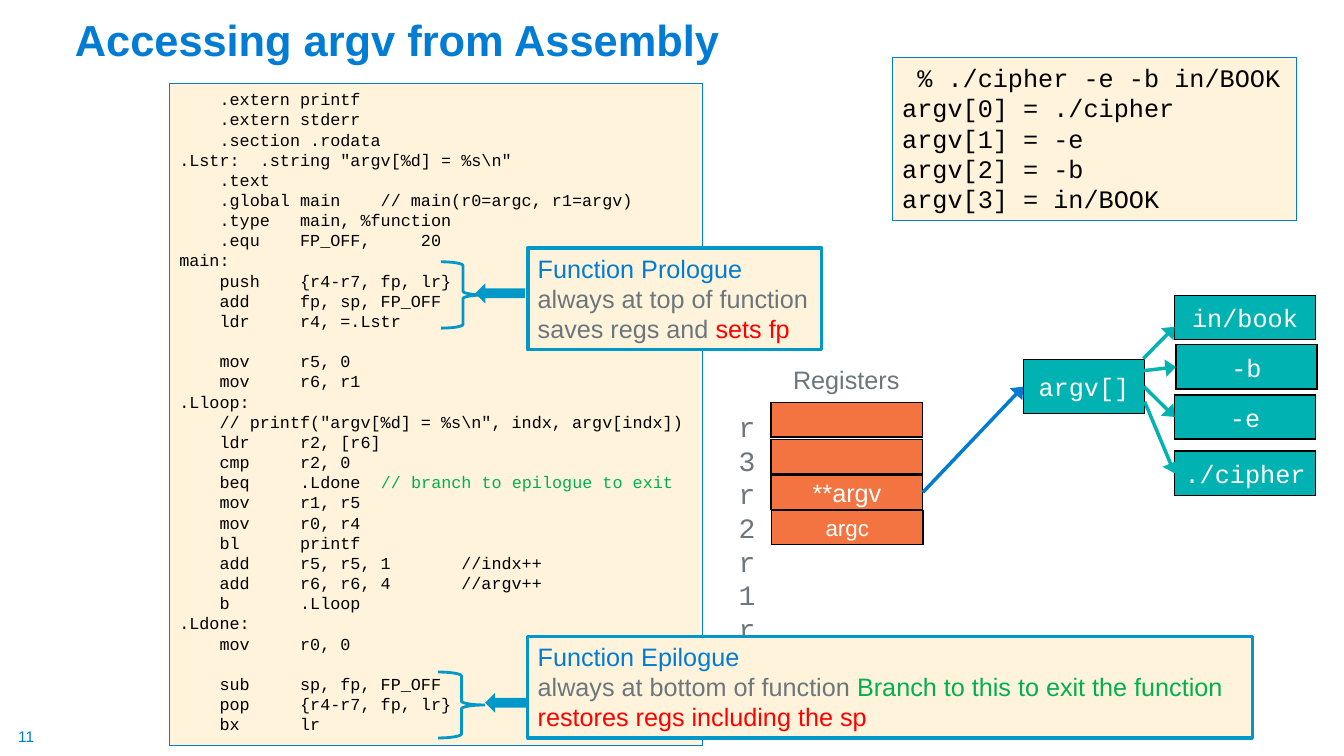
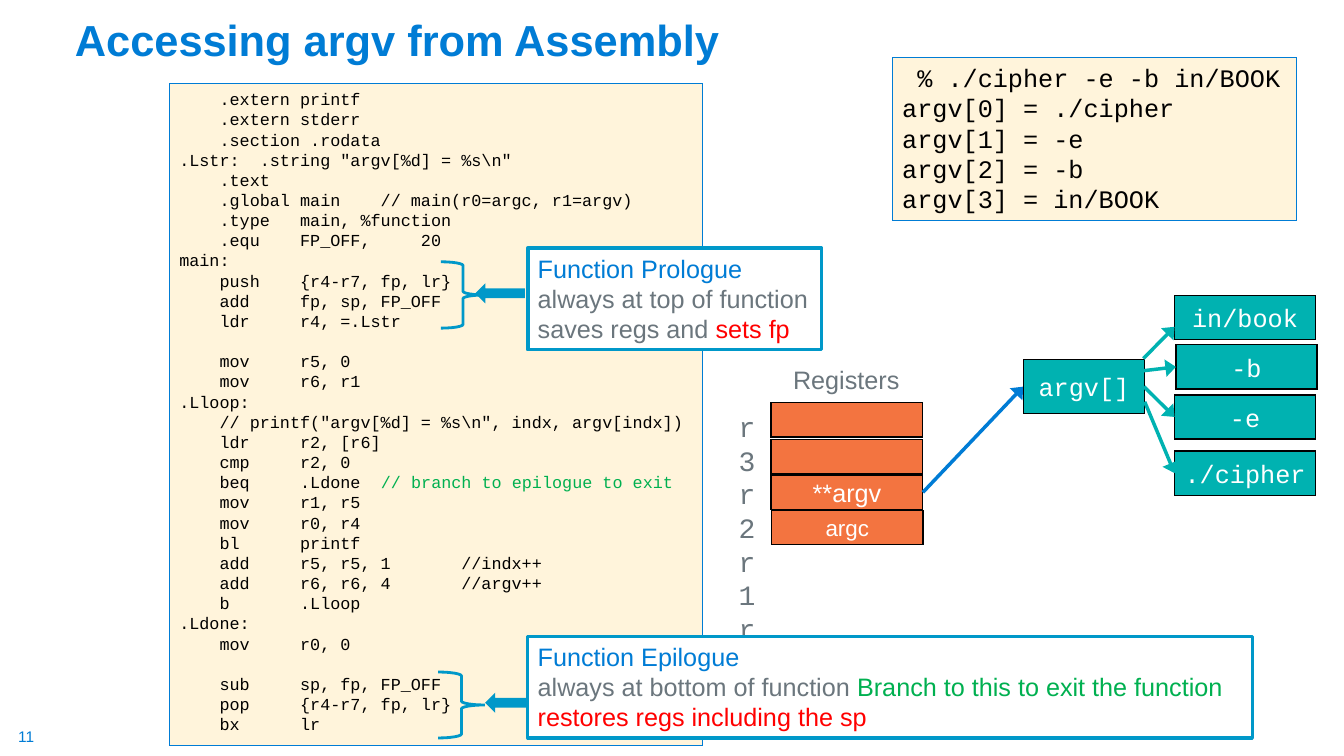
Before and after one commit to cse30-fa22/Muller_CSE30_Lecture_Slides, a slide deck: slide 11 of 10_Assm_Part5.pptx. Drawn at 1344x756 pixels with LibreOffice and Linux fonts; fonts in the diff are those of the drawing. Boxes give left, top, right and bottom in pixels: in the first picture for what was removed or moved away, otherwise in the second. Text is boxed around its words. In the diff, an @@ line names an element or a change of style, - is before the commit and + after.

```diff
--- a/10_Assm_Part5.pptx
+++ b/10_Assm_Part5.pptx
@@ rectangle "Function Prologue" at <box>528,248,822,350</box>: fill #FFF4DB to #FFFFFF @@
@@ rectangle "Function Epilogue" at <box>528,636,1253,738</box>: fill #FFF4DB to #FFFFFF @@
```
Also in this commit, not shown: 4 other slides changed, 1 other file.
